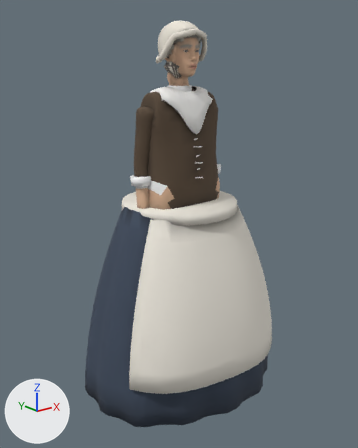
Before and after pictures for a commit that changed the glTF model reckoning/models/albers.glb.
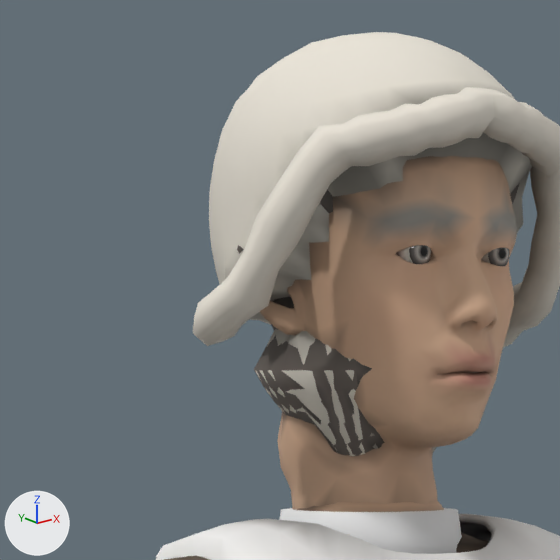
The first picture shows the older version from a 50 mm camera at (-1.441, -1.798, 1.572) aimed at (-0.007, -0.005, 0.854). The close-ups show the older and then the newer version on the part from 36% to 57% of the width and 4% to 21% of the height of that picture. Only the edits that show in the close-ups are written down. The lights are fixed; the arrows at lower left show +X, +Y and +Z. Vertices at exactly the same position are counted once.

Objects in the first close-up: 'albers_body', 'albers_hair', 'albers_hat', 'albers_iris', 'albers_linen', 'albers_skin' and 1 more.
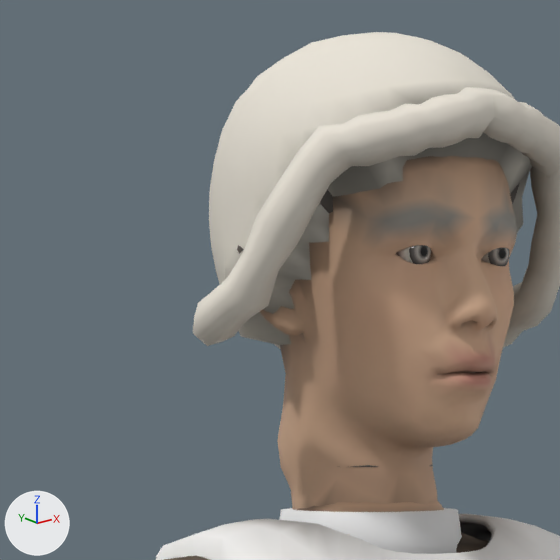
The edits, one by one:
me_albers_hair has 1082 vertices, 2160 faces and spans x -0.091..0.09, y -0.104..0.096, z 1.525..1.766.
me_albers_hair is used by ob_albers_hair; location (0.0, 0.0, 0.0).
me_albers_hair part 1: 480 of 1082 vertices moved; they spanned x -0.069..0.068, y -0.104..0.08, z 1.525..1.625 and now span x -0.068..0.068, y -0.104..0.076, z 1.525..1.614; mean shift (0.0, 0.002, -0.003); largest move (0.0, 0.005, 1.533) -> (0.0, 0.058, 1.533).
me_albers_hair part 2: 325 kept faces spanning x -0.049..0.049, y -0.05..0.057, z 1.525..1.591 get new vertex colours; the middle colour goes from dark grey #615a54 to dark grey #413c38.
me_albers_hat has 920 vertices, 1824 faces and spans x -0.123..0.124, y -0.116..0.102, z 1.526..1.769.
me_albers_hat is used by ob_albers_hat; location (0.0, 0.0, 0.0).
me_albers_hat part 3: 288 of 920 vertices moved; they spanned x -0.076..0.076, y -0.102..0.088, z 1.526..1.622 and now span x -0.071..0.071, y -0.101..0.083, z 1.526..1.607; mean shift (0.0, 0.002, -0.003); largest move (0.0, 0.008, 1.533) -> (0.0, 0.058, 1.533).
me_albers_skin has 1599 vertices, 3168 faces and spans x -0.083..0.081, y -0.111..0.084, z 1.417..1.749.
me_albers_skin is used by ob_albers_skin; location (0.0, 0.0, 0.0).
me_albers_skin part 4: 188 faces centred in x -0.075..0.076, y -0.063..0.061, z 1.506..1.646 are repainted in the vertex colours; the middle colour goes from beige #c5a285 to beige #cfa98c.
me_albers_skin part 5: 128 faces centred in x -0.063..0.061, y -0.043..0.058, z 1.532..1.607 are repainted in the vertex colours; the middle colour goes from brown #826a56 to beige #cfaa8c.

Location of each change, [x1, y1, x2, y2] in pixels of the close-ups (560 x 560 px; the box of a moved part takes in the faces that stretch with it):
'albers_hat', reshaped
    before: [193, 32, 560, 456]
    after: [193, 32, 560, 466]
'albers_hair', reshaped (mostly hidden)
    before: [237, 182, 520, 456]
    after: [237, 182, 520, 467]
part 1 of me_albers_hair, moved or reshaped (not visible afterwards)
    before: [273, 297, 380, 448]
part 2 of me_albers_hair, recoloured
    before: [254, 335, 436, 456]
    after: [338, 465, 433, 467]
part 3 of me_albers_hat, moved or reshaped (mostly hidden)
    before: [273, 286, 478, 449]
    after: [243, 286, 475, 466]
part 4 of me_albers_skin, edited (looks the same)
    both: [260, 228, 437, 506]
part 5 of me_albers_skin, recoloured
    both: [284, 330, 390, 468]
